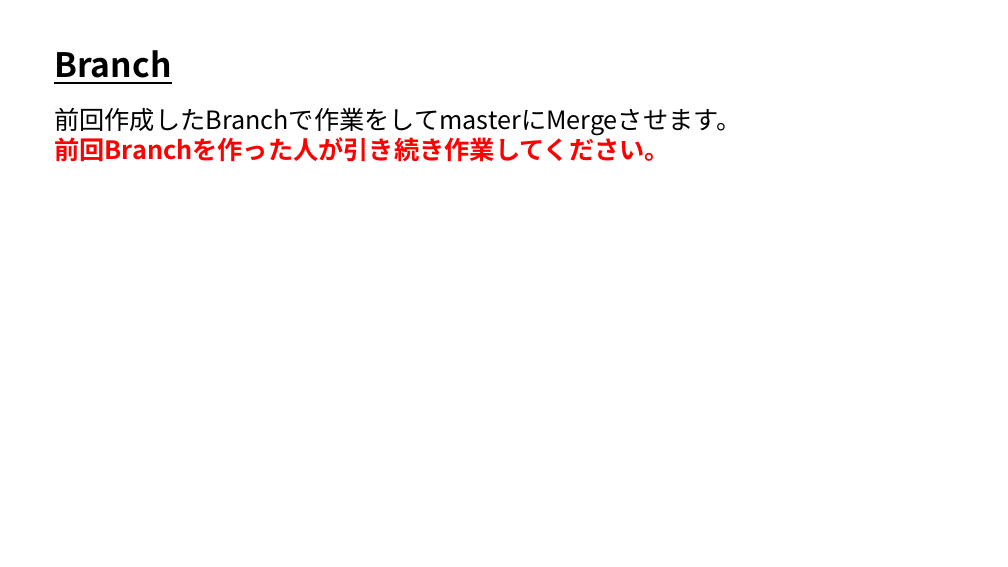
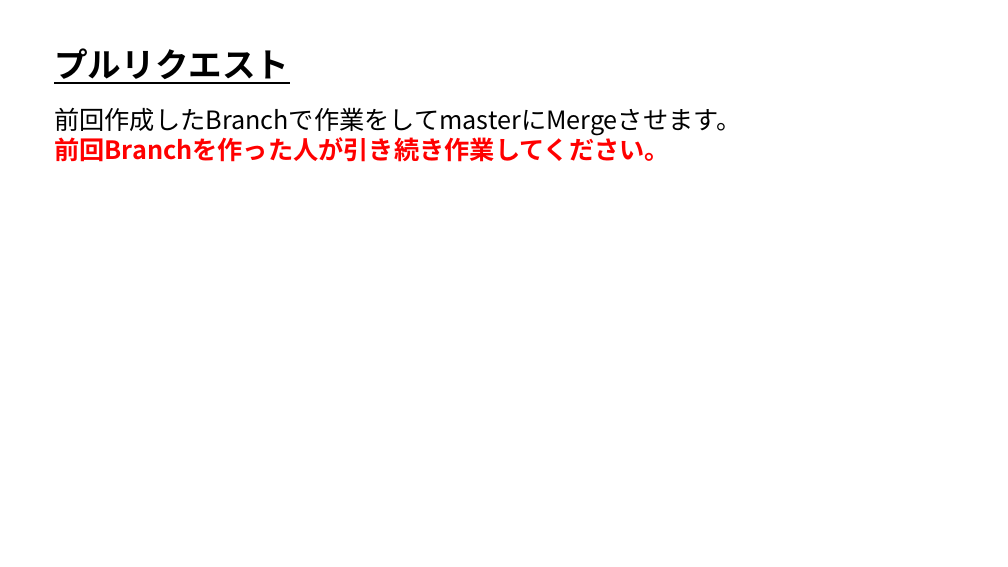
Before and after one commit to ArakiYusuke-Ohara/Textbook, a slide deck: slide 1 of ゲーム科2年/00_前期/ゲームエンジンⅢ/バージョン管理/11_プルリクエストとMerge.pptx. Drawn at 1008x567 pixels with LibreOffice and Linux fonts; fonts in the diff are those of the drawing. Boxes give left, top, right and bottom in pixels: in the first picture for what was removed or moved away, otherwise in the second. Text is boxed around its words. In the diff, an @@ line names an element or a change of style, - is before the commit and + after.

```diff
--- a/ゲーム科2年/00_前期/ゲームエンジンⅢ/バージョン管理/11_プルリクエストとMerge.pptx
+++ b/ゲーム科2年/00_前期/ゲームエンジンⅢ/バージョン管理/11_プルリクエストとMerge.pptx
@@ text at bbox=[54, 48, 289, 84]: text changed @@
-Branch
+プルリクエスト
```
Also in this commit, not shown: 15 slides added, 9 other files.
